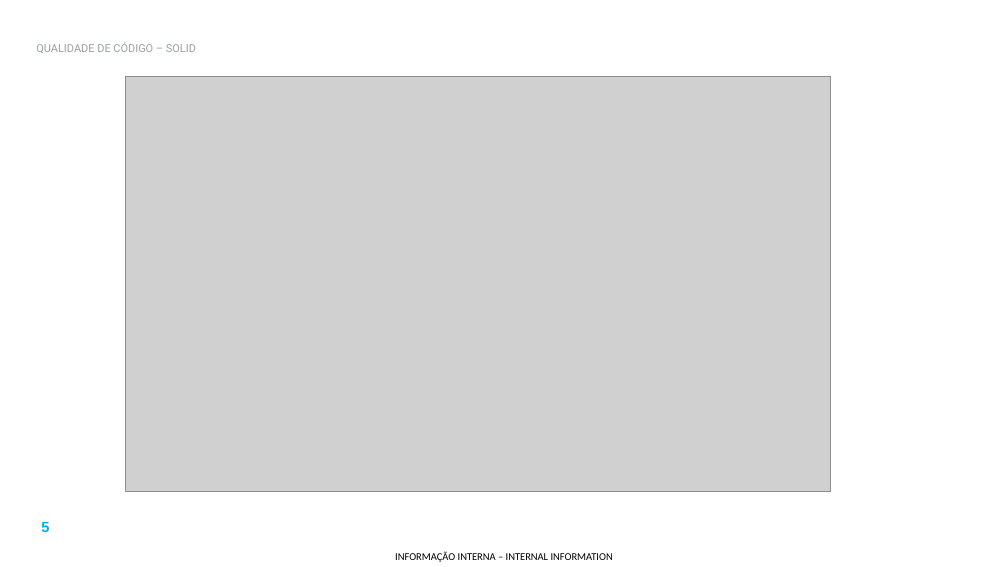
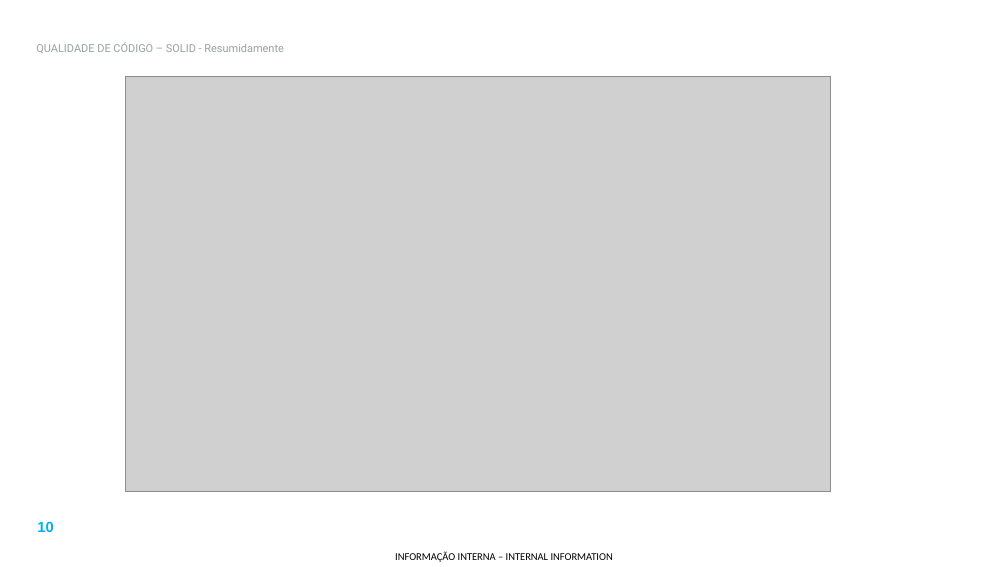
Before and after one commit to phkolbe/hello-world, a slide deck: slide 10 of presentations/08 - Qualidade de codigo - SOLID.pptx (slide 5 before the commit). Drawn at 1008x567 pixels with LibreOffice and Linux fonts; fonts in the diff are those of the drawing; grey boxes stand for pictures; background and template pictures are left out. Boxes give left, top, right and bottom in pixels: in the first picture for what was removed or moved away, otherwise in the second. Text is boxed around its words. In the diff, an @@ line names an element or a change of style, - is before the commit and + after.

```diff
--- a/presentations/08 - Qualidade de codigo - SOLID.pptx
+++ b/presentations/08 - Qualidade de codigo - SOLID.pptx
@@ title at [36,42,284,53]: text changed @@
-QUALIDADE DE CÓDIGO – SOLID
+QUALIDADE DE CÓDIGO – SOLID - Resumidamente
@@ page number at [37,521,53,532]: text changed @@
-5
+10
```
Also in this commit, not shown: 3 other slides changed, 5 slides added, 23 other files.
